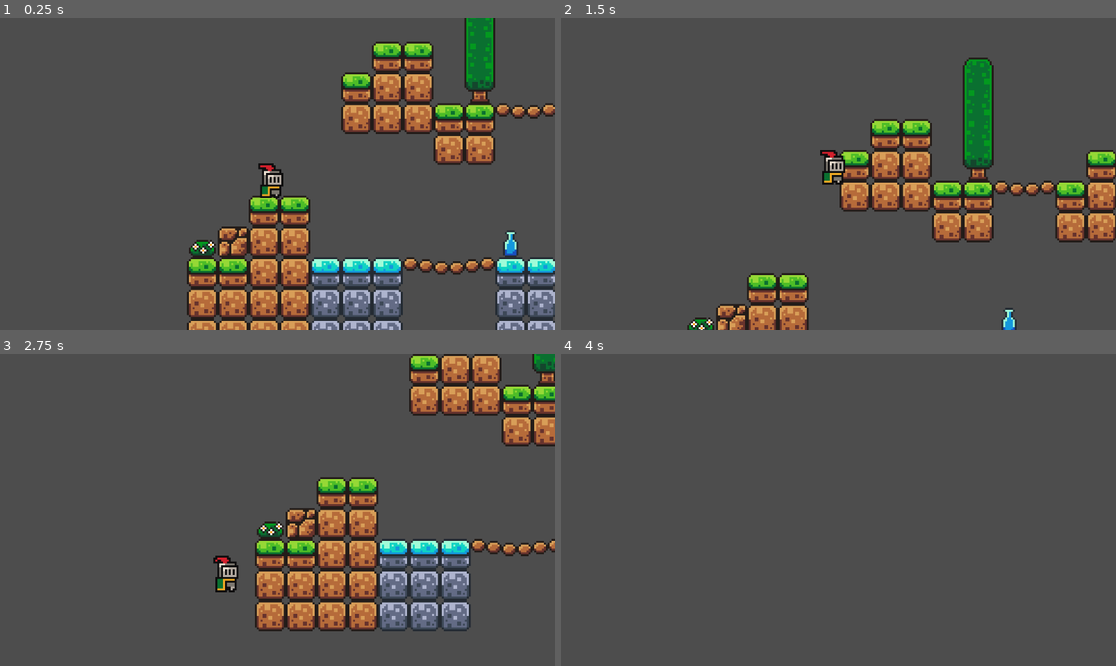
Above: before the commit, frames 1-4 (two rows, left to right).
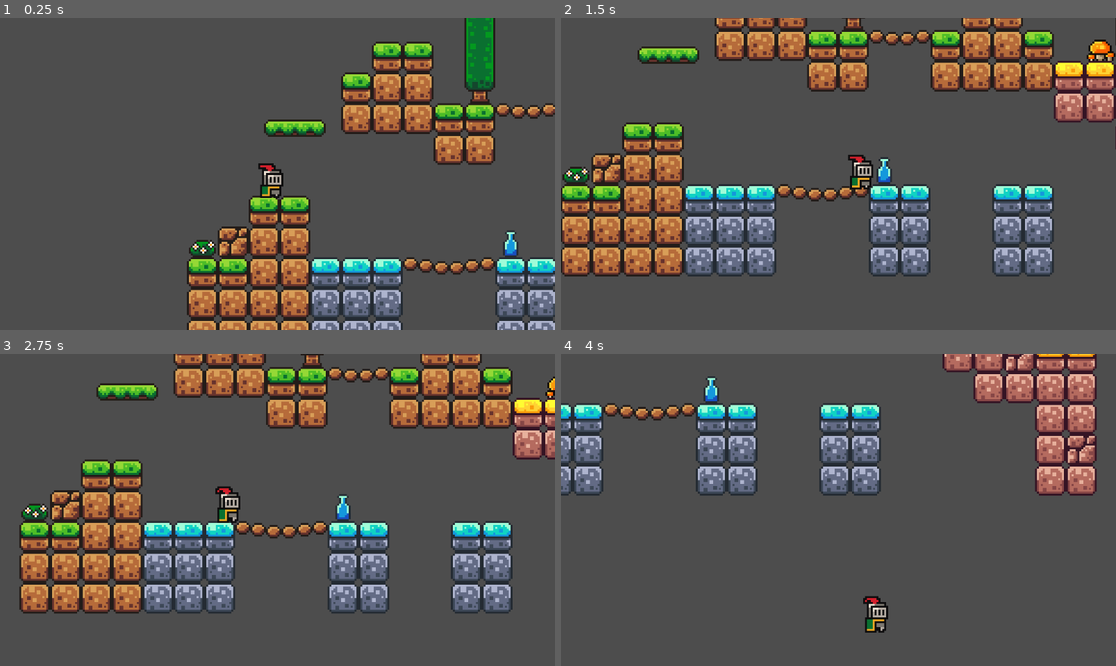
Above: after the commit, the same moments.

Repository: TypoAtLineZero/2dAdventure
Game: Godot game, scene res://scenes/game.tscn
Two runs of this game, one before a commit and one after it. Both use one fixed random seed, a clock stepped at 60 frames per second and the inputs below.
Inputs:
- Up to frame 1 (0.25 s): no input
- Up to frame 2 (1.5 s): tap Enter (ui_accept) at 0.5, 0.77 s; hold Right (ui_right) from 0.53 s (still down)
- Up to frame 3 (2.75 s): tap Enter (ui_accept) at 1.52 s; release Right (ui_right) at 2.03 s; hold Left (ui_left) from 2.03 s (still down)
- Up to frame 4 (4 s): release Left (ui_left) at 2.78 s; hold Right (ui_right) from 2.78 s (still down); tap Enter (ui_accept) at 3.02, 3.77 s

The runs differ from the first frame. In frame 1, 0.6% of the frame differs, in the area x 47-59%, y 32-39%; in frame 2, 44%, in the area x 0-100%, y 0-100%; in frame 3, 42%; in frame 4, 15%.

Commit message:
Adding platform

Diff:
--- a/scenes/game.tscn
+++ b/scenes/game.tscn
@@ -1,7 +1,8 @@
-[gd_scene load_steps=5 format=3 uid="uid://di0jf7mde8vjt"]
+[gd_scene load_steps=6 format=3 uid="uid://di0jf7mde8vjt"]
 
 [ext_resource type="PackedScene" uid="uid://iyi1kfqdubtu" path="res://scenes/player.tscn" id="1_j1m2j"]
 [ext_resource type="Texture2D" uid="uid://d0q2g65ahgok" path="res://assets/sprites/world_tileset.png" id="2_e03dv"]
+[ext_resource type="PackedScene" uid="uid://bgmsvcmqnwgm5" path="res://scenes/platform.tscn" id="3_bxdoa"]
 
 [sub_resource type="TileSetAtlasSource" id="TileSetAtlasSource_skjaw"]
 texture = ExtResource("2_e03dv")
@@ -419,3 +420,6 @@
 position = Vector2(3, -6)
 zoom = Vector2(4, 4)
 position_smoothing_enabled = true
+
+[node name="AnimatableBody2D" parent="." instance=ExtResource("3_bxdoa")]
+position = Vector2(56, -19)
--- /dev/null
+++ b/scenes/platform.tscn
@@ -0,0 +1,16 @@
+[gd_scene load_steps=3 format=3 uid="uid://bgmsvcmqnwgm5"]
+
+[ext_resource type="Texture2D" uid="uid://cxuqjimd7csiq" path="res://assets/sprites/platforms.png" id="1_qjua1"]
+
+[sub_resource type="RectangleShape2D" id="RectangleShape2D_bjv1v"]
+size = Vector2(32, 8)
+
+[node name="AnimatableBody2D" type="AnimatableBody2D"]
+
+[node name="Sprite2D" type="Sprite2D" parent="."]
+texture = ExtResource("1_qjua1")
+region_enabled = true
+region_rect = Rect2(16, 0, 32, 9)
+
+[node name="CollisionShape2D" type="CollisionShape2D" parent="."]
+shape = SubResource("RectangleShape2D_bjv1v")
